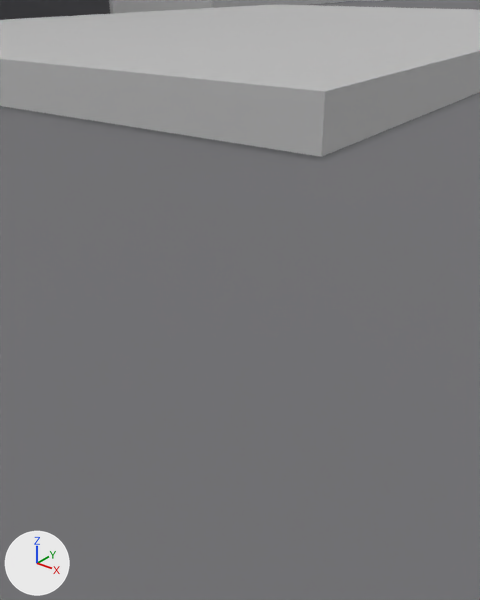
What one commit did to the Blender file estadio.blend.
The view is the same before and after, from a 50 mm camera at (130.56, -0.76, 0.77) aimed at (129.97, -0.02, 0.31). Lighting does not change. The marker at lower left points along +X, +Y and +Z. The picture after the commit comes second.

Objects in the first picture: 'Entrance_Doors', 'Entrance_Jambs', 'Exterior_Entrance_Aprons', 'Exterior_Ground' and 2 more.
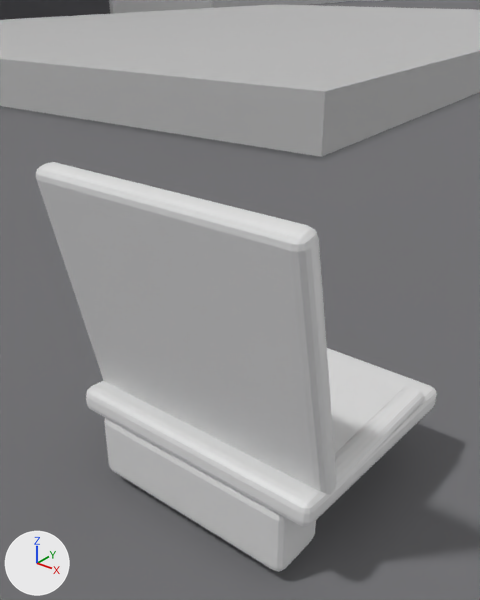
Commit message: subo modelos de silla en el estadio

The change, as a diff of the scene's bpy script:
```diff
--- a/estadio.blend.py
+++ b/estadio.blend.py
@@ me_cubo_014 @@
+me_cubo_014.from_pydata(...)  # 48 vertices, 36 faces; spans x -0.225..0.225, y -0.243..0.219, z 0.0..0.542
@@ ob_butaca_grada @@
+ob_butaca_grada = bpy.data.objects.new('Butaca_Grada', me_cubo_014)
+ob_butaca_grada.location = (130.0, 0.0, 0.0)
+_m = ob_butaca_grada.modifiers.new('Bevel', 'BEVEL')
+_m.width = 0.015
+_m.width_pct = 0.015
+_m.segments = 3
```

What differs and where, as boxes (x1, y1, x2, y2) in the pictures (480 x 600 px):
'Butaca_Grada', added: after (36, 162, 437, 572)
